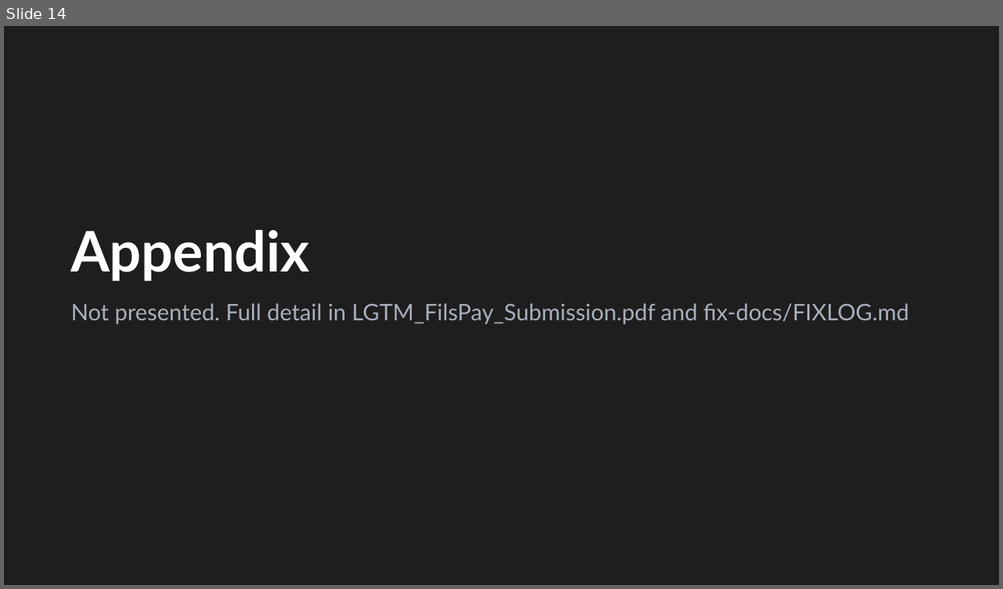
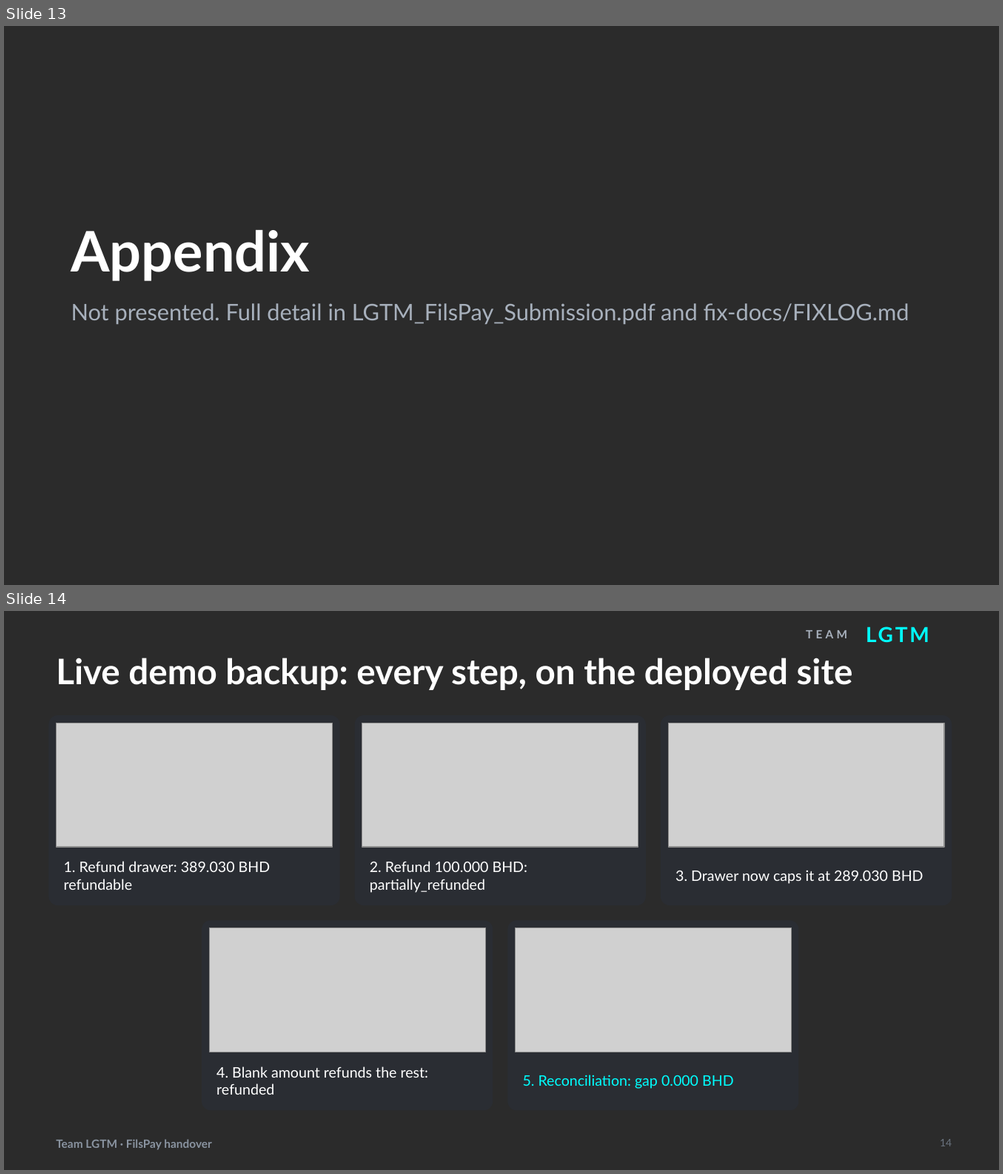
Before and after one commit to akheelnazim/fils-pay, a slide deck: submission/LGTM_FilsPay_Slides.pptx. Shown one above the other, each under a label of ours: slide 14 before the commit, slides 13 and 14 after it. The pictures are 1003x589 and 1003x1174 pixels, drawn with LibreOffice and Linux fonts; fonts in the diff are those of the drawing; grey boxes stand for pictures; background and template pictures are left out; a plain dark background stands for a picture behind light text. Boxes give left, top, right and bottom in pixels: in the first picture for what was removed or moved away, otherwise in the second. Text is boxed around its words. In the diff, an @@ line names an element or a change of style, - is before the commit and + after.

```diff
--- a/submission/LGTM_FilsPay_Slides.pptx
+++ b/submission/LGTM_FilsPay_Slides.pptx
@@ slide 14 added at (4, 611, 999, 1170), background picture (left out) @@
@@ text added at (805, 630, 847, 638), 11 pt, text #A7B0BC, bold @@
+TEAM
@@ text added at (858, 618, 963, 649), 20 pt, text #00FFFF, bold @@
+LGTM
@@ title added at (56, 658, 853, 690), 34 pt, text #FFFFFF, bold @@
+Live demo backup: every step, on the deployed site
@@ rounded rectangle added at (48, 715, 340, 906), fill #2A2D33 @@
@@ rounded rectangle added at (355, 715, 646, 906), fill #2A2D33 @@
@@ rounded rectangle added at (660, 715, 951, 906), fill #2A2D33 @@
@@ picture added at (57, 723, 333, 848) @@
@@ picture added at (362, 723, 638, 848) @@
@@ picture added at (668, 723, 944, 848) @@
@@ text added at (64, 861, 270, 890), 14 pt, text #FFFFFF @@
+1. Refund drawer: 389.030 BHD refundable
@@ text added at (370, 861, 528, 893), 14 pt, text #FFFFFF @@
+2. Refund 100.000 BHD: partially_refunded
@@ text added at (675, 870, 923, 884), 14 pt, text #FFFFFF @@
+3. Drawer now caps it at 289.030 BHD
@@ rounded rectangle added at (202, 920, 492, 1111), fill #2A2D33 @@
@@ rounded rectangle added at (508, 920, 799, 1111), fill #2A2D33 @@
@@ picture added at (209, 928, 485, 1053) @@
@@ picture added at (515, 928, 791, 1053) @@
@@ text added at (216, 1067, 429, 1095), 14 pt, text #FFFFFF @@
+4. Blank amount refunds the rest: refunded
@@ text added at (523, 1075, 734, 1089), 14 pt, text #00FFFF @@
+5. Reconciliation: gap 0.000 BHD
@@ text added at (56, 1139, 212, 1150), 11 pt, text #8A94A1, bold @@
+Team LGTM · FilsPay handover
@@ page number added at (939, 1139, 951, 1147), 10 pt, text #6B7480 @@
+14
@@ what was slide 14 is now slide 13 @@
```
Also in this commit, not shown: 12 other slides changed, 2 other slides added, 2 slides removed, 21 other files.
